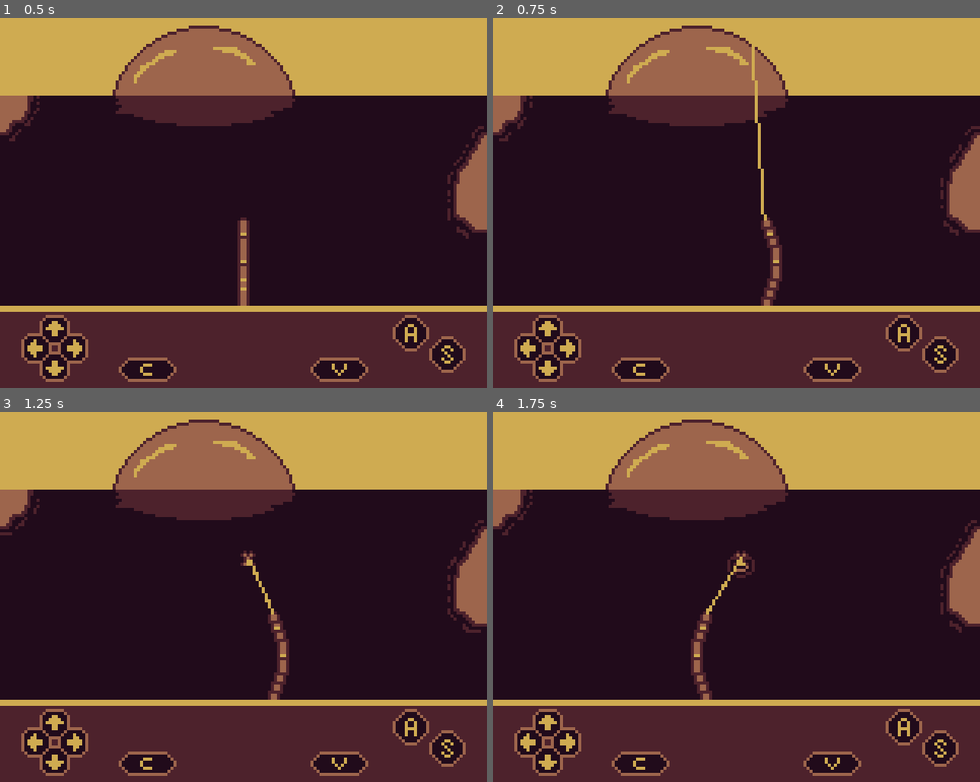
Above: before the commit, frames 1-4 (two rows, left to right).
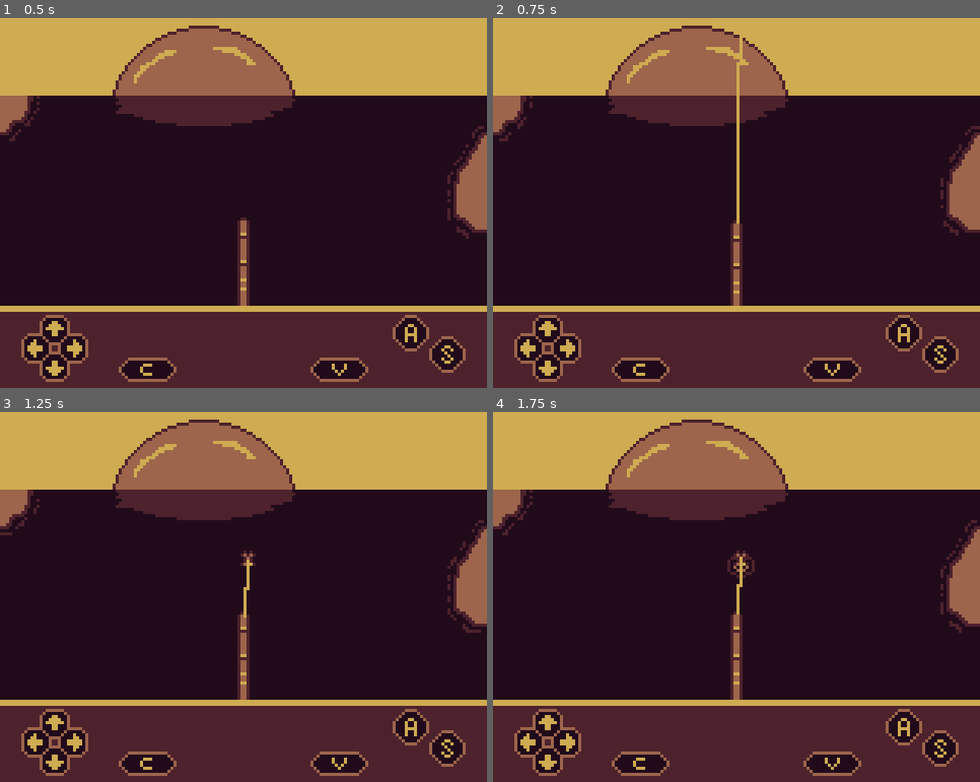
Above: after the commit, the same moments.

Repository: AparneetDey/luckyCatch
Game: Godot game, scene res://scenes/world/world.tscn
Two runs of this game, one before a commit and one after it. Both use one fixed random seed, a clock stepped at 60 frames per second and the inputs below.
Inputs:
- Up to frame 1 (0.5 s): no input
- Up to frame 2 (0.75 s): hold Right (right) from 0.53 s (still down); hold S (s) from 0.53 s (still down); tap A (a) at 0.6 s
- Up to frame 3 (1.25 s): keep holding Right (right); keep holding S (s)
- Up to frame 4 (1.75 s): release Right (right) at 1.28 s; release S (s) at 1.28 s; hold Left (left) from 1.28 s (still down); tap S (s) at 1.35 s; tap A (a) at 1.55 s

Frame 1 is identical in both runs. In frame 2, 1.8% of the frame differs, in the area x 48-60%, y 5-78%; in frame 3, 1.4%; in frame 4, 1.4%.

Commit message:
Add reel tension flow and UI indicator
Introduce reel-fight tension handling in `fishing.gd` with configurable reel/release speeds, start reeling on bite input, and emit live reel indicator updates through `StateManager`. Add a new `reel_bar.gd` controller, wire it into the reel bar scene, and update node names/unique references so the indicator position responds to tension. Also adds a safe-zone update signal for upcoming reel-bar behavior and tweaks bobber animation track update mode.

Diff:
--- a/fish_data.gd
+++ b/fish_data.gd
@@ -10,9 +10,18 @@
 @export var silhouette_sprite : Texture2D
 
 @export_category("Difficulty")
-@export var safe_zone_size : float = 30.0
-@export var reel_resistance : float = 1.0
-@export var tension_recovery : float = 1.0
+@export var safe_zone_start_size: float = 0.35
+@export var safe_zone_min_size: float = 0.15
+
+@export var difficulty_interval: float = 5.0
+
+@export var reel_speed: float = 0.75
+@export var release_speed: float = 0.5
+
+@export var max_reel_speed: float = 3
+@export var max_release_speed: float = 1.5
+
+@export var required_catch_time: float = 20.0
 
 @export_category("Catch")
 @export var catch_weight : float = 1.0
--- a/managers/state_manager.gd
+++ b/managers/state_manager.gd
@@ -4,3 +4,6 @@
 signal fish_bite
 signal reel_start
 signal reel_stop
+
+signal update_reel_indicator(value: float)
+signal update_safe_zone(size: float, position: float)
--- a/scenes/fishingRod/bamboo_rod.tscn
+++ b/scenes/fishingRod/bamboo_rod.tscn
@@ -1,6 +1,6 @@
 [gd_scene format=3 uid="uid://cl3kuq0kpcsxr"]
 
-[ext_resource type="Script" uid="uid://cowfq3w26boai" path="res://bamboo_rod.gd" id="1_ged40"]
+[ext_resource type="Script" uid="uid://cowfq3w26boai" path="res://scenes/fishingRod/bamboo_rod.gd" id="1_ged40"]
 [ext_resource type="Texture2D" uid="uid://cyl2pk4qijj3e" path="res://assets/fishingRod/bamboo-rod-sprite.png" id="2_jm16a"]
 
 [sub_resource type="Animation" id="Animation_etlpr"]
@@ -130,9 +130,6 @@
 
 [node name="BambooRod" type="Node2D" unique_id=1336956881]
 script = ExtResource("1_ged40")
-max_shift_from_center = 10
-pull_speed = 50.0
-return_speed = 25.0
 
 [node name="BambooRodSprite" type="Sprite2D" parent="." unique_id=1479466855]
 texture = ExtResource("2_jm16a")
--- a/scenes/fishingRod/bobber.tscn
+++ b/scenes/fishingRod/bobber.tscn
@@ -189,7 +189,7 @@
 tracks/6/keys = {
 "times": PackedFloat32Array(0),
 "transitions": PackedFloat32Array(1),
-"update": 0,
+"update": 1,
 "values": [Vector2(0, 0)]
 }
 tracks/7/type = "method"
--- a/scenes/fishingRod/fishing.gd
+++ b/scenes/fishingRod/fishing.gd
@@ -1,5 +1,6 @@
 class_name Fishing
 extends Node2D
+
 
 @onready var bamboo_rod: BambooRod = %BambooRod
 @onready var bobber: Bobber = %Bobber
@@ -9,30 +10,53 @@
 enum State {IDLE, CASTING, WAITING, BITE, FIGHT, CAUGHT, FAILED}
 
 var current_fish : FishData = null
+var reel_speed : float
+var release_speed : float
 var state := State.IDLE
+var safe_zone_size : float = 0.0
+var safe_zone_position : float = 0.0
+var tension : float = 0.0
 var waiting_time := 0.0 # Testing
 
 func _ready() -> void:
 	bobber.cast_complete.connect(onCastComplete.bind())
 
-func _process(_delta: float) -> void:
+func _process(delta: float) -> void:
 	fishing_line.visible = isFishing()
 	ripple.visible = state == State.BITE or state == State.FIGHT
-	handle_input()
+	handle_input(delta)
 	handleFishingLine()
 
 	if state == State.WAITING:
-		waiting_time -= _delta
+		waiting_time -= delta
 		if waiting_time <= 0:
 			state = State.BITE
 			current_fish = FishManager.select_fish()
 			print(current_fish.display_name)
+			reel_speed = current_fish.reel_speed
+			release_speed = current_fish.release_speed
+			safe_zone_size = current_fish.safe_zone_start_size
+			safe_zone_position = randf_range(0.0, 1.0 - safe_zone_size)
+			StateManager.update_safe_zone.emit(safe_zone_size, safe_zone_position)
 			StateManager.fish_bite.emit()
 
-func handle_input() -> void:
+func handle_input(delta: float) -> void:
 	if Input.is_action_just_pressed("a") and state == State.IDLE:
 		StateManager.cast_bobber.emit()
 		state = State.CASTING
+
+	if state == State.BITE and Input.is_action_just_pressed("s"):
+		state = State.FIGHT
+		StateManager.reel_start.emit()
+
+	if state == State.FIGHT:
+		if Input.is_action_pressed("s"):
+			tension += reel_speed * delta
+		else:
+			tension -= release_speed * delta
+
+		tension = clamp(tension, 0.0, 1.0)
+		StateManager.update_reel_indicator.emit(tension)
 
 func handleFishingLine() -> void:
 	var rod_point := fishing_line.to_local(bamboo_rod.line_point.global_position)
--- /dev/null
+++ b/scenes/ui/reel-bar/reel_bar.gd
@@ -0,0 +1,25 @@
+extends TextureRect
+
+const BAR_WIDTH := 70
+
+@onready var reel_indicator: TextureRect = %ReelIndicator
+@onready var safe_zone: TextureRect = %SafeZone
+
+var tension : float = 0.0
+var safe_zone_position : float = 0.0
+var safe_zone_width : float = 0.0
+
+func _ready() -> void:
+	StateManager.update_reel_indicator.connect(set_tension.bind())
+	StateManager.update_safe_zone.connect(set_safe_zone.bind())
+
+func set_tension(value: float) -> void:
+	tension = clamp(value, 0.0, 1.0)
+	update()
+
+func set_safe_zone(size: float, position: float) -> void:
+	safe_zone.size.x = size * BAR_WIDTH
+	safe_zone.position.x = position * BAR_WIDTH
+
+func update() -> void:
+	reel_indicator.position.x = tension * BAR_WIDTH - reel_indicator.size.x / 2
--- a/scenes/ui/reel-bar/reel_bar.tscn
+++ b/scenes/ui/reel-bar/reel_bar.tscn
@@ -3,32 +3,36 @@
 [ext_resource type="Texture2D" uid="uid://b67pmy551cfpa" path="res://assets/ui/reel-bar/bar-background.png" id="1_gkyxo"]
 [ext_resource type="Texture2D" uid="uid://c8ik2loqtnkh7" path="res://assets/ui/reel-bar/safe-zone.png" id="2_er5o2"]
 [ext_resource type="Texture2D" uid="uid://bsh0r6l6agbgk" path="res://assets/ui/reel-bar/reel-indicator.png" id="2_i4w5e"]
+[ext_resource type="Script" uid="uid://d1qwyuejw4sha" path="res://scenes/ui/reel-bar/reel_bar.gd" id="2_jgjuk"]
 
 [node name="ReelBar" type="TextureRect" unique_id=516664388]
 offset_right = 76.0
 offset_bottom = 13.0
 texture = ExtResource("1_gkyxo")
 stretch_mode = 2
+script = ExtResource("2_jgjuk")
 
-[node name="Control" type="Control" parent="." unique_id=1540076122]
+[node name="ReelZone" type="Control" parent="." unique_id=1540076122]
 layout_mode = 1
 anchor_left = 0.026
 anchor_top = 0.15400001
 anchor_right = 0.026
 anchor_bottom = 0.15400001
-offset_left = 0.02399993
+offset_left = 1.0239999
 offset_top = -0.0020000935
-offset_right = 72.024
+offset_right = 71.024
 offset_bottom = 8.998
 
-[node name="SafeZone" type="TextureRect" parent="Control" unique_id=555283147]
+[node name="SafeZone" type="TextureRect" parent="ReelZone" unique_id=555283147]
+unique_name_in_owner = true
 layout_mode = 0
 offset_left = 12.0
 offset_right = 33.295006
 offset_bottom = 9.0
 texture = ExtResource("2_er5o2")
 
-[node name="ReelIndicator" type="TextureRect" parent="Control" unique_id=505408040]
+[node name="ReelIndicator" type="TextureRect" parent="ReelZone" unique_id=505408040]
+unique_name_in_owner = true
 layout_mode = 1
 anchors_preset = 9
 anchor_bottom = 1.0
--- a/scenes/ui/ui.tscn
+++ b/scenes/ui/ui.tscn
@@ -34,6 +34,22 @@
 grow_vertical = 0
 texture = ExtResource("1_u7n8c")
 stretch_mode = 2
+
+[node name="ReelBar" parent="ControlUI/BackgroundUI" unique_id=516664388 instance=ExtResource("7_7vp6q")]
+unique_name_in_owner = true
+visible = false
+layout_mode = 1
+anchors_preset = 7
+anchor_left = 0.5
+anchor_top = 1.0
+anchor_right = 0.5
+anchor_bottom = 1.0
+offset_left = -38.0
+offset_top = -24.0
+offset_right = 38.0
+offset_bottom = -11.0
+grow_horizontal = 2
+grow_vertical = 0
 
 [node name="Buttons" type="Control" parent="ControlUI/BackgroundUI" unique_id=519448967]
 layout_mode = 1
@@ -110,18 +126,3 @@
 grow_vertical = 0
 texture = ExtResource("6_y220t")
 stretch_mode = 2
-
-[node name="ReelBar" parent="." unique_id=516664388 instance=ExtResource("7_7vp6q")]
-unique_name_in_owner = true
-visible = false
-anchors_preset = 7
-anchor_left = 0.5
-anchor_top = 1.0
-anchor_right = 0.5
-anchor_bottom = 1.0
-offset_left = -38.0
-offset_top = -40.0
-offset_right = 38.0
-offset_bottom = -27.0
-grow_horizontal = 2
-grow_vertical = 0
Renamed: bamboo_rod.gd -> scenes/fishingRod/bamboo_rod.gd
Renamed: bamboo_rod.gd.uid -> scenes/fishingRod/bamboo_rod.gd.uid
Not shown, added: scenes/ui/reel-bar/reel_bar.gd.uid
